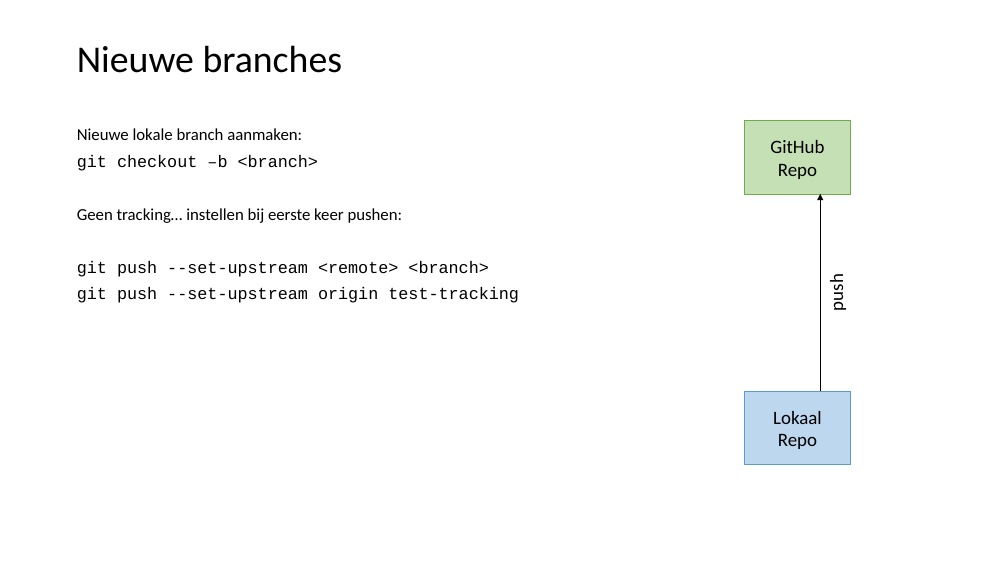
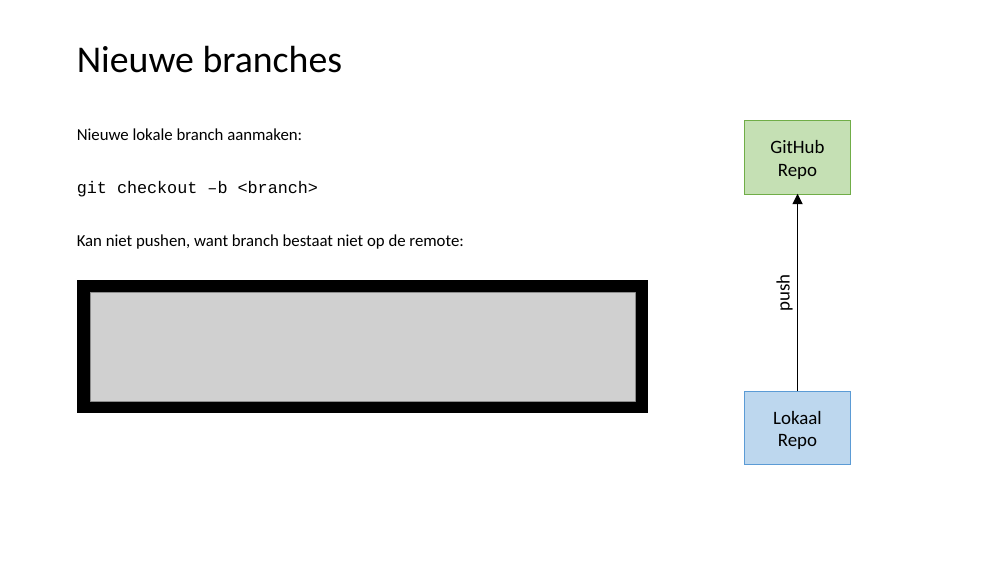
Before and after one commit to LFKoning/knowledge-sharing, a slide deck: slide 15 of git_course/2_collaboration/git_collaboration.pptx (slide 17 before the commit). Drawn at 1008x567 pixels with LibreOffice and Linux fonts; fonts in the diff are those of the drawing; grey boxes stand for pictures. Boxes give left, top, right and bottom in pixels: in the first picture for what was removed or moved away, otherwise in the second. Text is boxed around its words. In the diff, an @@ line names an element or a change of style, - is before the commit and + after.

```diff
--- a/git_course/2_collaboration/git_collaboration.pptx
+++ b/git_course/2_collaboration/git_collaboration.pptx
@@ arrow moved from (820, 391) - (820, 194) to (798, 391) - (798, 194) @@
@@ text at (77, 234, 463, 249): text changed; font Courier New to Calibri @@
-Geen tracking… instellen bij eerste keer pushen:
-git push --set-upstream <remote> <branch>
-git push --set-upstream origin test-tracking
+Kan niet pushen, want branch bestaat niet op de remote:
@@ text "push": place and size @@
-text "push" at (825, 277, 848, 310)
+text "push" at (772, 277, 795, 310)
@@ rectangle added at (78, 281, 648, 412), fill #000000, outline #000000 1 pt @@
@@ picture added at (91, 293, 635, 402) @@
```
Also in this commit, not shown: 16 other slides changed, 1 slide removed, 1 other file.
